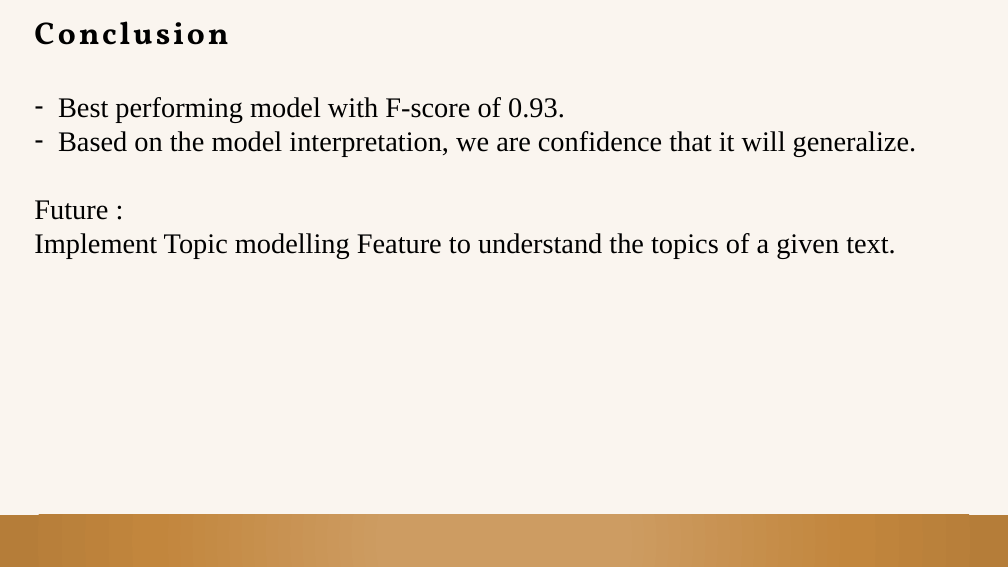
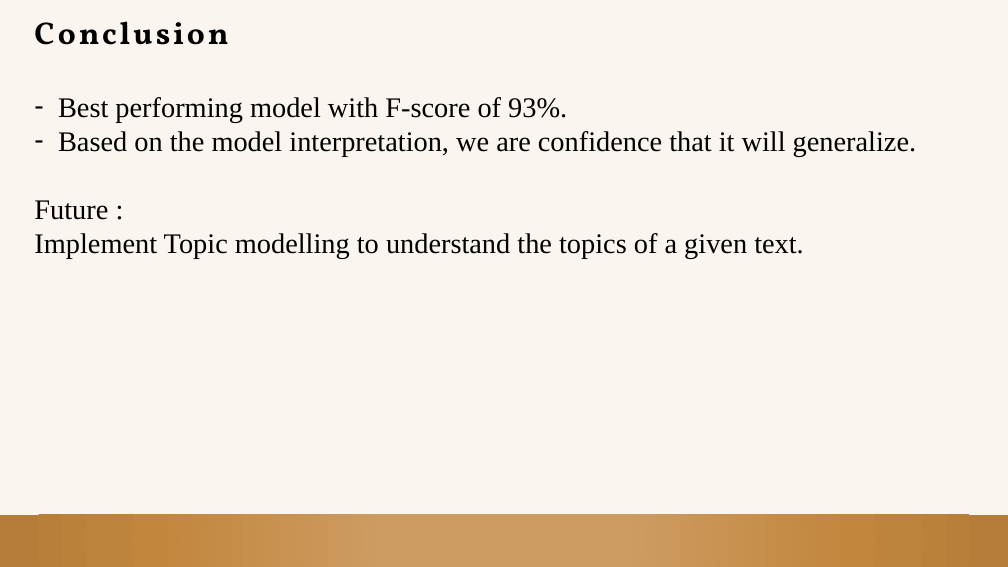
Before and after one commit to Joseph-Gan/TextClassification, a slide deck: slide 13 of Project 3 WebAPI and NLP .pptx (slide 12 before the commit). Drawn at 1008x567 pixels with LibreOffice and Linux fonts; fonts in the diff are those of the drawing. Boxes give left, top, right and bottom in pixels: in the first picture for what was removed or moved away, otherwise in the second. Text is boxed around its words. In the diff, an @@ line names an element or a change of style, - is before the commit and + after.

```diff
--- a/Project 3 WebAPI and NLP .pptx
+++ b/Project 3 WebAPI and NLP .pptx
@@ text at (x1=58, y1=97, x2=567, y2=122): text changed @@
-– Best performing model with F-score of 0.93.
+– Best performing model with F-score of 93%.
@@ text at (x1=34, y1=233, x2=804, y2=258): text changed @@
-Implement Topic modelling Feature to understand the topics of a given text.
+Implement Topic modelling to understand the topics of a given text.
```
Also in this commit, not shown: 5 other slides changed, 3 slides added, 2 slides removed.
